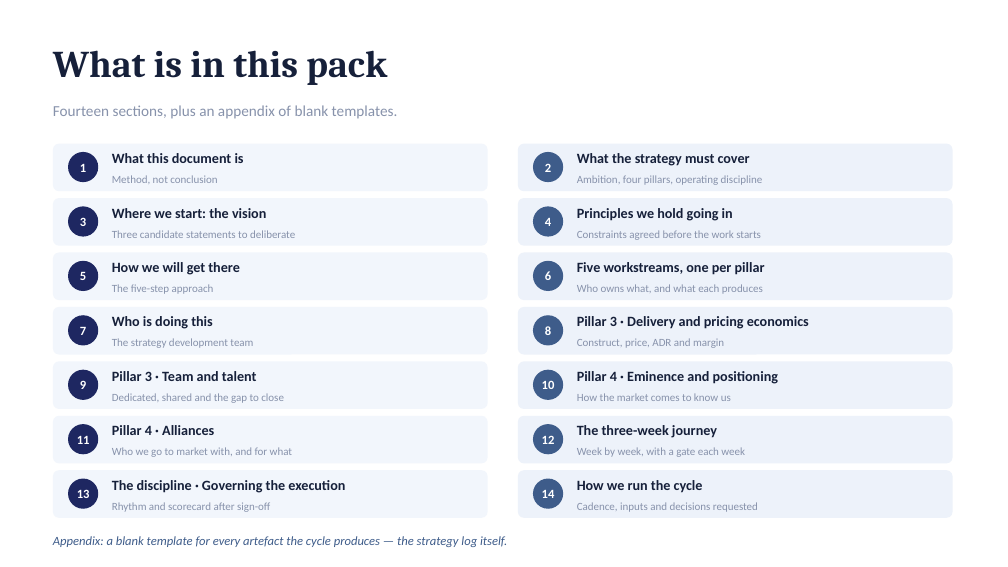
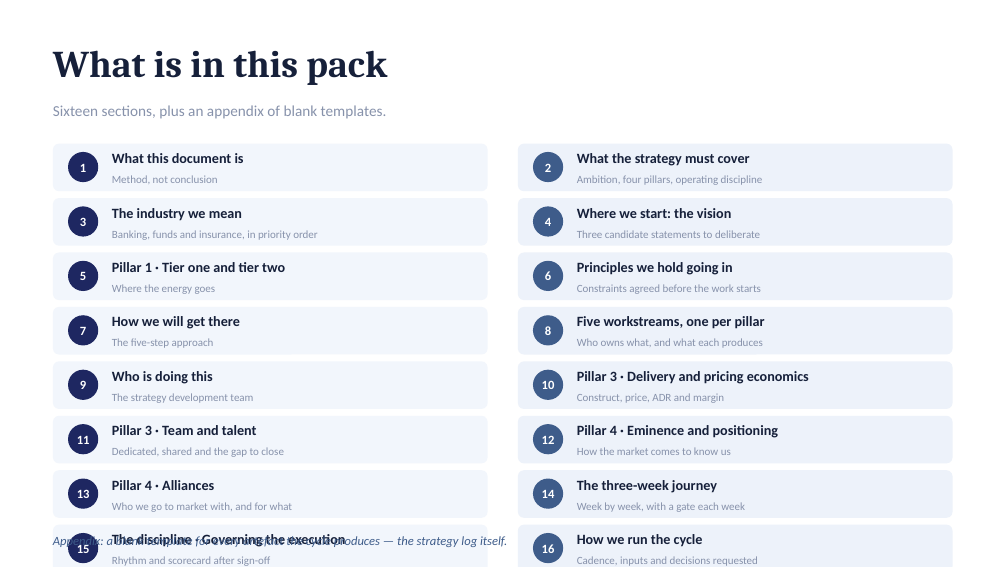
Before and after one commit to dhajjar-cyber/bae, a slide deck: slide 2 of FSI strategy/EAIND-FSI-Strategy-Development-Plan.pptx. Drawn at 1008x567 pixels with LibreOffice and Linux fonts; fonts in the diff are those of the drawing. Boxes give left, top, right and bottom in pixels: in the first picture for what was removed or moved away, otherwise in the second. Text is boxed around its words. In the diff, an @@ line names an element or a change of style, - is before the commit and + after.

```diff
--- a/FSI strategy/EAIND-FSI-Strategy-Development-Plan.pptx
+++ b/FSI strategy/EAIND-FSI-Strategy-Development-Plan.pptx
@@ text at [53,105,387,118]: text changed @@
-Fourteen sections, plus an appendix of blank templates.
+Sixteen sections, plus an appendix of blank templates.
@@ text at [112,208,242,221]: text changed @@
-Where we start: the vision
+The industry we mean
@@ text added at [577,208,731,218], 13.5 pt, text #16203A, bold @@
+Where we start: the vision
@@ text at [112,230,317,240]: text changed @@
-Three candidate statements to deliberate
+Banking, funds and insurance, in priority order
@@ text added at [577,230,760,238], 10.5 pt, text #8792AB @@
+Three candidate statements to deliberate
@@ text added at [112,262,285,272], 13.5 pt, text #16203A, bold @@
+Pillar 1 · Tier one and tier two
@@ text added at [112,284,216,294], 10.5 pt, text #8792AB @@
+Where the energy goes
@@ text removed at [577,316,809,329] @@
-Pillar 3 · Delivery and pricing economics
@@ text at [577,371,809,384]: text changed @@
-Pillar 4 · Eminence and positioning
+Pillar 3 · Delivery and pricing economics
@@ 20 texts: place and size @@
-20 texts at [112,208,765,512]
+20 texts at [112,262,765,566]
@@ text added at [577,425,778,438], 13.5 pt, text #16203A, bold @@
+Pillar 4 · Eminence and positioning
@@ rounded rectangle added at [53,525,488,567], fill #F2F6FC @@
@@ ellipse added at [68,533,98,563], fill #1E2761 @@
@@ rounded rectangle added at [518,525,953,567], fill #EDF2FA @@
@@ ellipse added at [533,533,563,563], fill #3E5C8A @@
@@ text added at [77,545,90,553], 12 pt, text #FFFFFF, bold @@
+15
@@ text added at [542,544,555,553], 12 pt, text #FFFFFF, bold @@
+16
```
Also in this commit, not shown: 10 other slides changed, 3 slides added, 1 slide removed, 2 other files.
